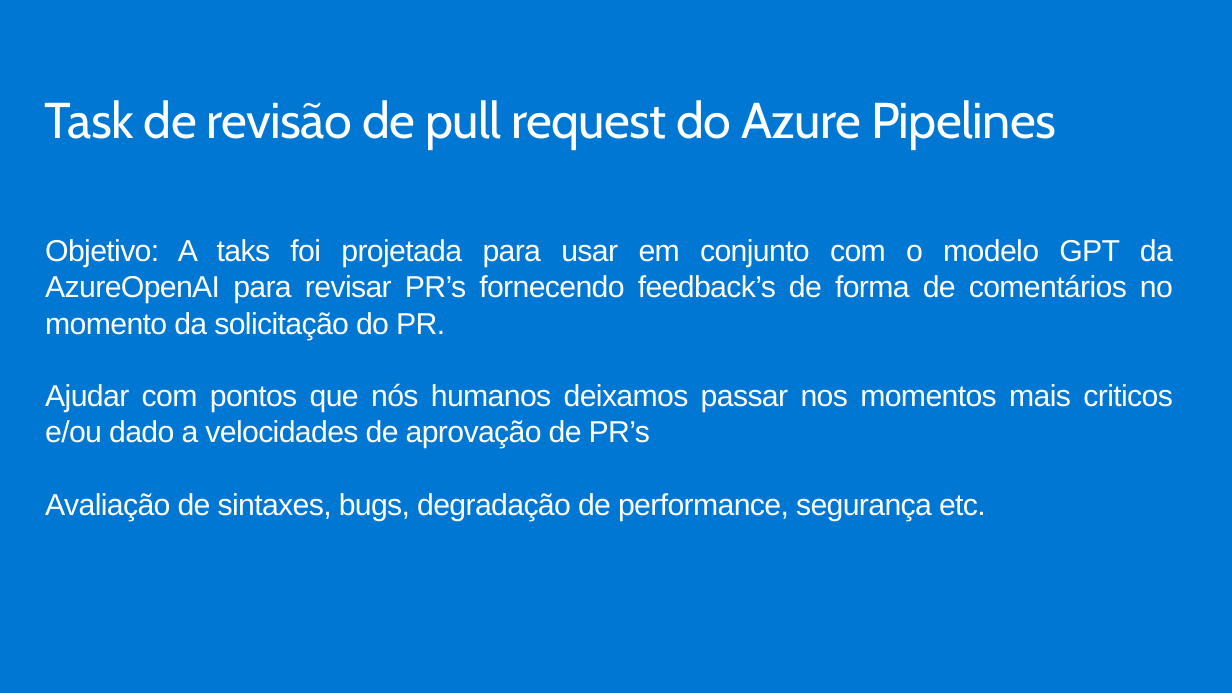
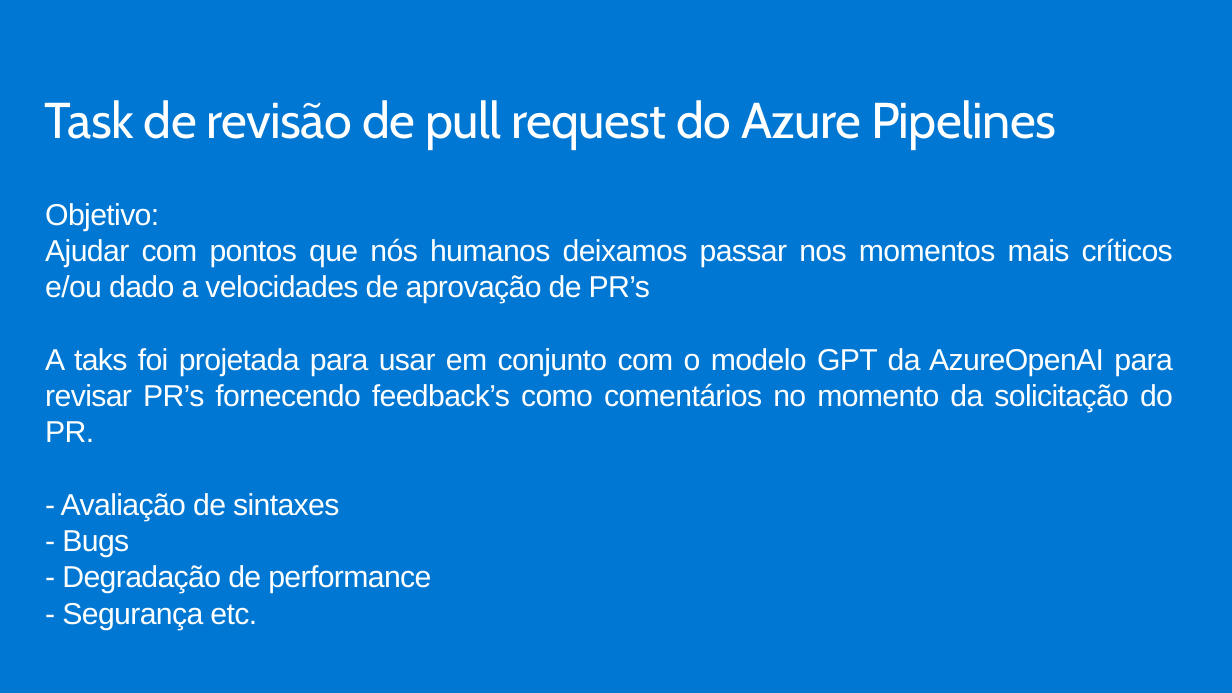
Before and after one commit to jpitapeva/azureopenai, a slide deck: slide 9 of AzureOpenAI.pptx (slide 4 before the commit). Drawn at 1232x693 pixels with LibreOffice and Linux fonts; fonts in the diff are those of the drawing; background and template pictures are left out. Boxes give left, top, right and bottom in pixels: in the first picture for what was removed or moved away, otherwise in the second. Text is boxed around its words. In the diff, an @@ line names an element or a change of style, - is before the commit and + after.

```diff
--- a/AzureOpenAI.pptx
+++ b/AzureOpenAI.pptx
@@ text at [45,203,1173,630]: text changed @@
-Objetivo: A taks foi projetada para usar em conjunto com o modelo GPT da AzureOpenAI para revisar PR’s fornecendo feedback’s de forma de comentários no momento da solicitação do PR.
-Ajudar com pontos que nós humanos deixamos passar nos momentos mais criticos e/ou dado a velocidades de aprovação de PR’s
-Avaliação de sintaxes, bugs, degradação de performance, segurança etc.
+Objetivo:
+Ajudar com pontos que nós humanos deixamos passar nos momentos mais críticos e/ou dado a velocidades de aprovação de PR’s
+A taks foi projetada para usar em conjunto com o modelo GPT da AzureOpenAI para revisar PR’s fornecendo feedback’s como comentários no momento da solicitação do PR.
+- Avaliação de sintaxes
+- Bugs
+- Degradação de performance
+- Segurança etc.
```
Also in this commit, not shown: 11 other slides changed, 7 slides added, 4 slides removed.
